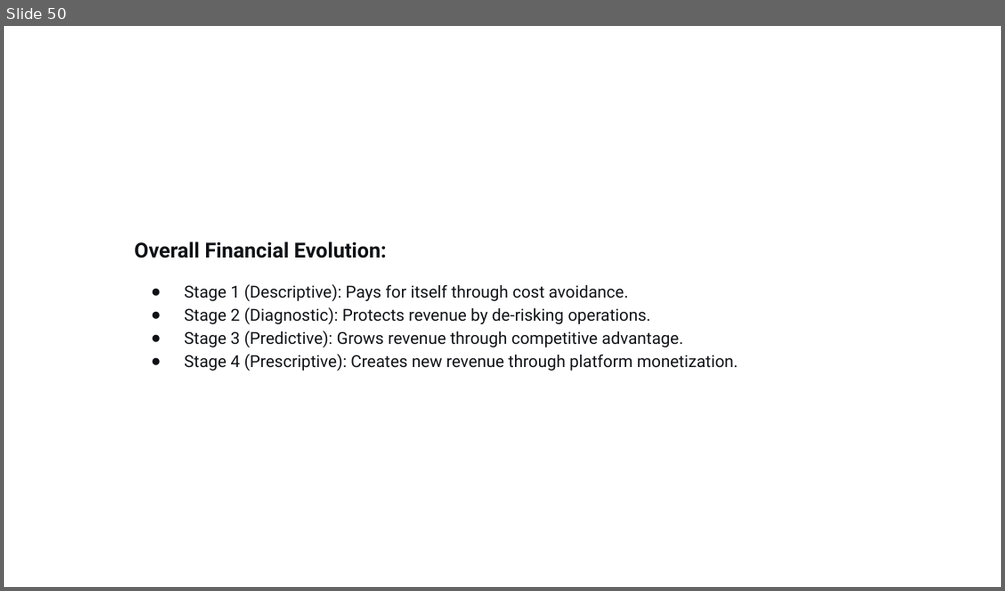
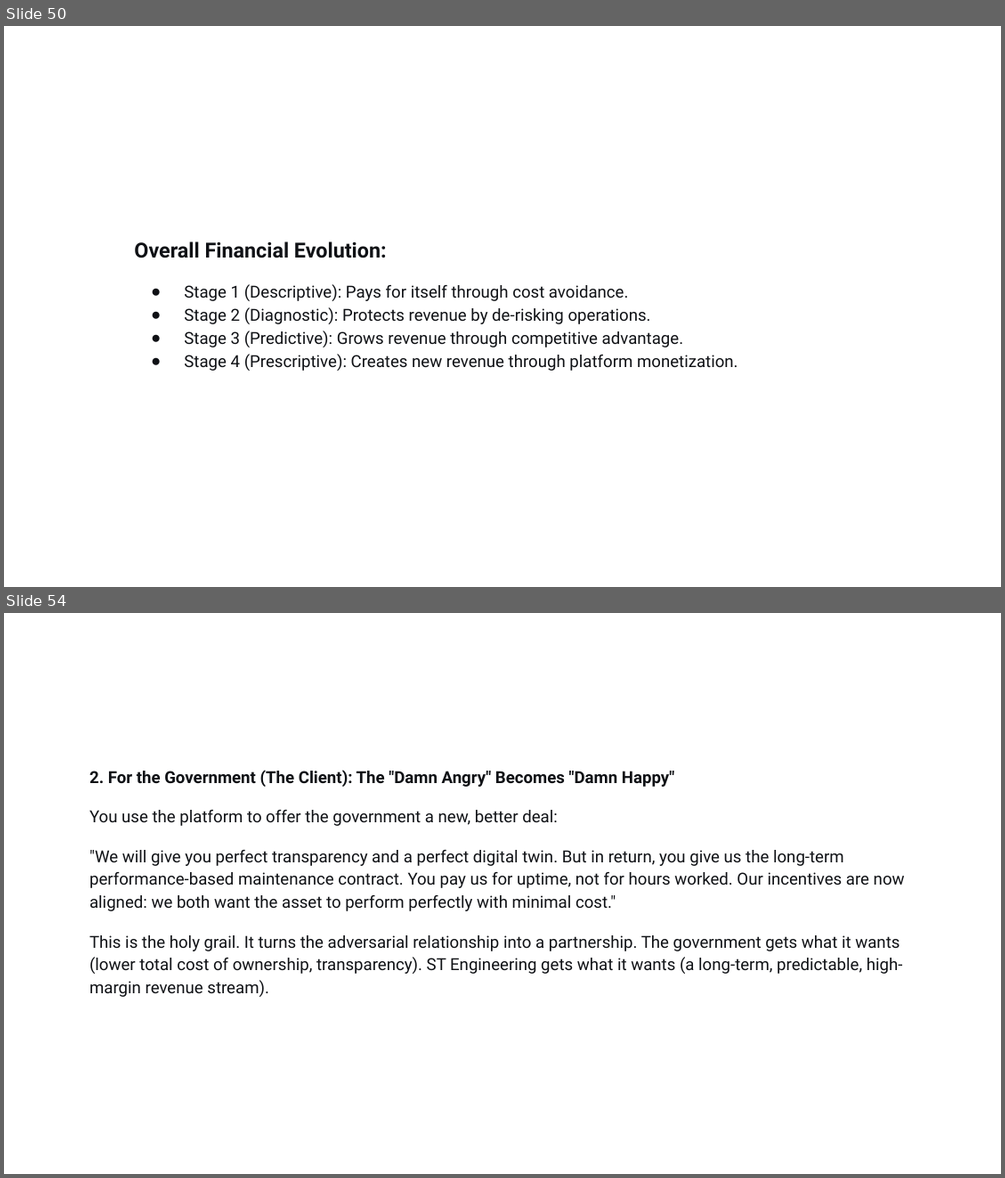
Before and after one commit to victoryapcheeann/random, a slide deck: Presentation.pptx. Shown one above the other, each under a label of ours: slide 50 before the commit, slides 50 and 54 after it; the slides between them are not shown. The pictures are 1005x591 and 1005x1178 pixels, drawn with LibreOffice and Linux fonts; fonts in the diff are those of the drawing. Boxes give left, top, right and bottom in pixels: in the first picture for what was removed or moved away, otherwise in the second. Text is boxed around its words. In the diff, an @@ line names an element or a change of style, - is before the commit and + after.

```diff
--- a/Presentation.pptx
+++ b/Presentation.pptx
@@ slide 54 added at bbox=[4, 613, 1001, 1174], background #FFFFFF @@
@@ text added at bbox=[89, 770, 905, 997], 12 pt, text #0F1115 @@
+2. For the Government (The Client): The "Damn Angry" Becomes "Damn Happy"
+You use the platform to offer the government a new, better deal:
+"We will give you perfect transparency and a perfect digital twin. But in return, you give us the long-term performance-based maintenance contract. You pay us for uptime, not for hours worked. Our incentives are now aligned: we both want the asset to perform perfectly with minimal cost."
+This is the holy grail. It turns the adversarial relationship into a partnership. The government gets what it wants (lower total cost of ownership, transparency). ST Engineering gets what it wants (a long-term, predictable, high-margin revenue stream).
```
Also in this commit, not shown: 24 other slides added, 4 slides removed.
